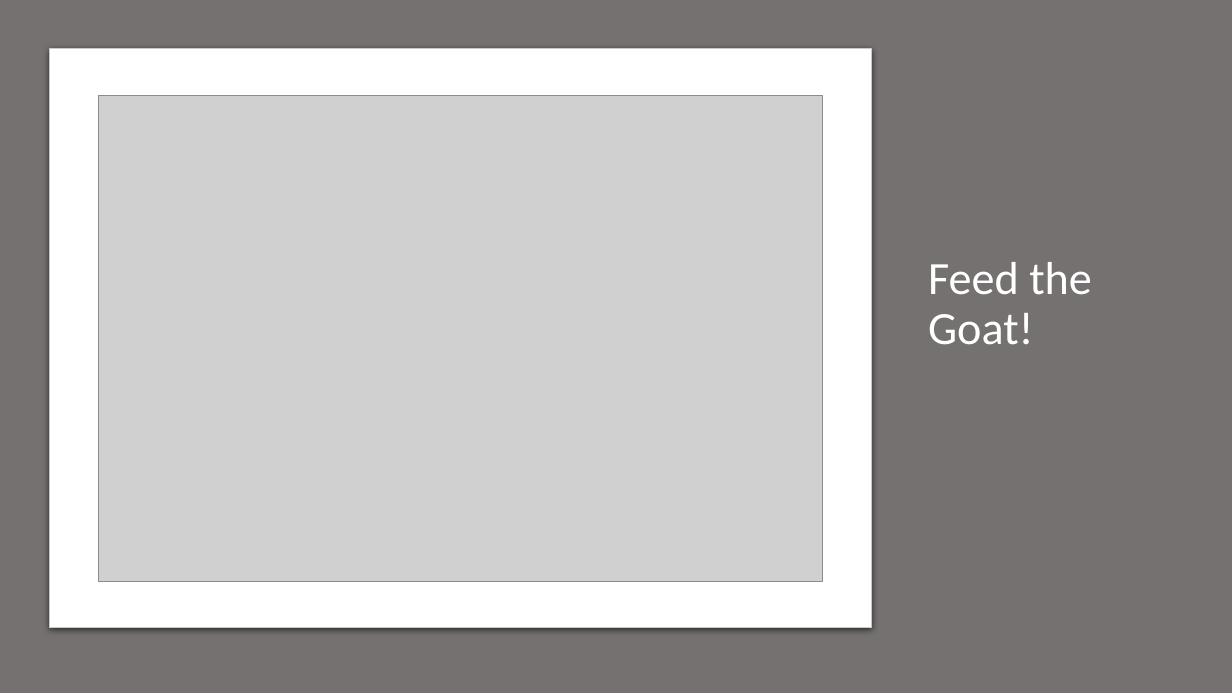
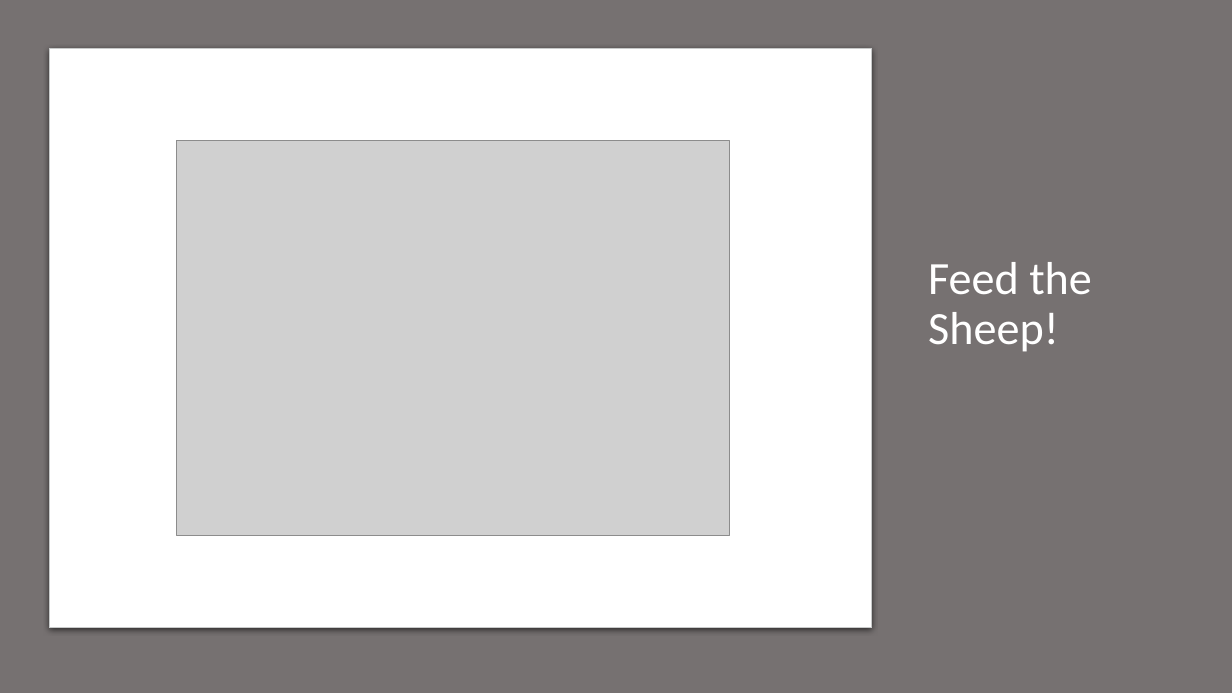
Before and after one commit to kbnealy/OpenMaze, a slide deck: slide 5 of Assets/StreamingAssets/2D_Objects/Farm/Instructions.pptx. Drawn at 1232x693 pixels with LibreOffice and Linux fonts; fonts in the diff are those of the drawing; grey boxes stand for pictures. Boxes give left, top, right and bottom in pixels: in the first picture for what was removed or moved away, otherwise in the second. Text is boxed around its words. In the diff, an @@ line names an element or a change of style, - is before the commit and + after.

```diff
--- a/Assets/StreamingAssets/2D_Objects/Farm/Instructions.pptx
+++ b/Assets/StreamingAssets/2D_Objects/Farm/Instructions.pptx
@@ picture resized from (x1=99, y1=95, x2=823, y2=581) to (x1=177, y1=140, x2=729, y2=535) @@
@@ title at (x1=928, y1=262, x2=1092, y2=352): text changed @@
-Feed the Goat!
+Feed the Sheep!
```
Also in this commit, not shown: 17 other files.
